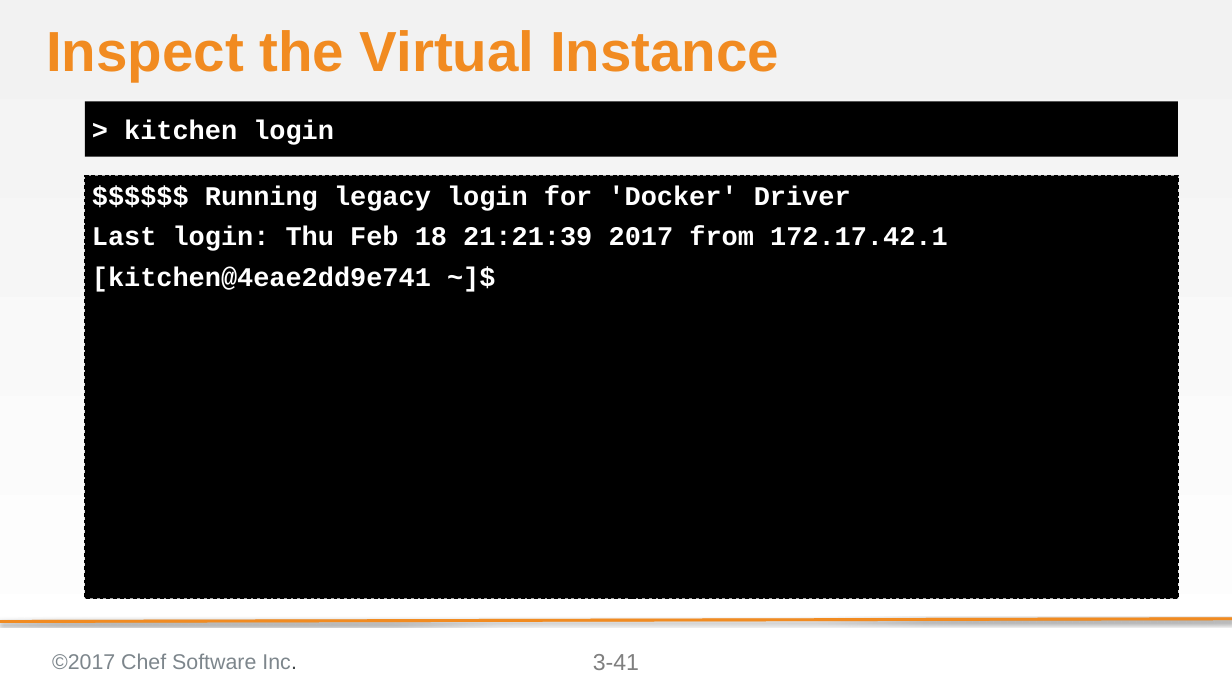
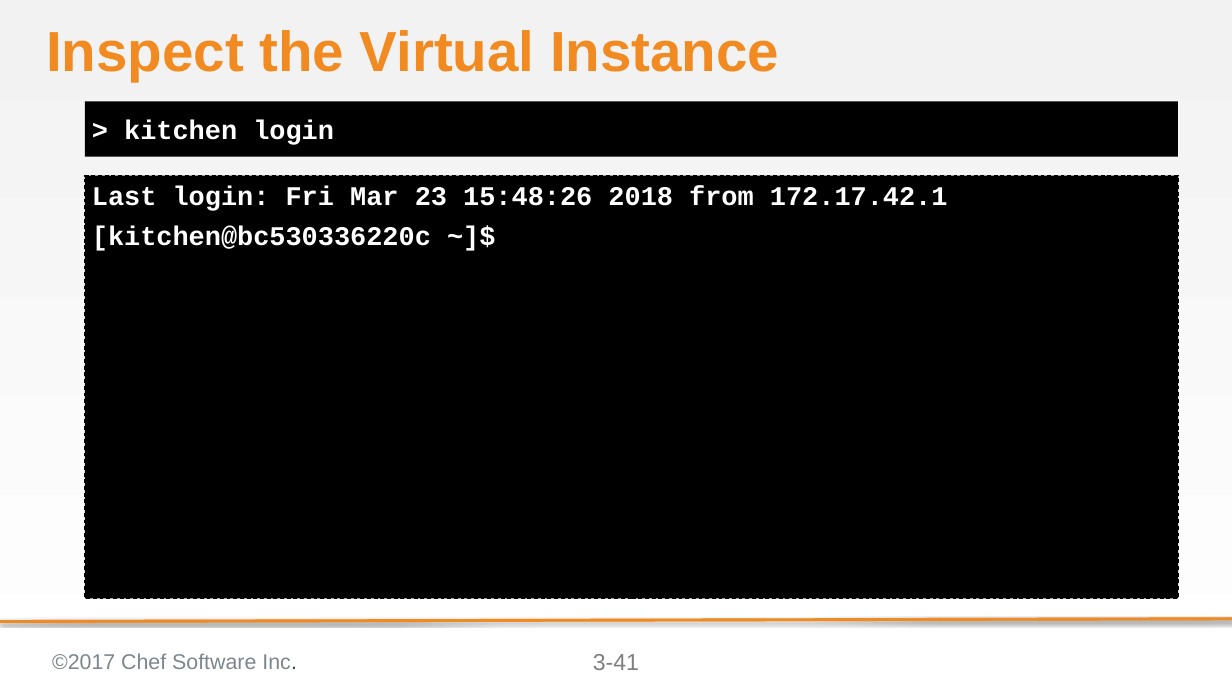
Before and after one commit to ericheiser/chef-intermediate, a slide deck: slide 41 of 03-writing_a_test_first.pptx. Drawn at 1232x693 pixels with LibreOffice and Linux fonts; fonts in the diff are those of the drawing; background and template pictures are left out. Boxes give left, top, right and bottom in pixels: in the first picture for what was removed or moved away, otherwise in the second. Text is boxed around its words. In the diff, an @@ line names an element or a change of style, - is before the commit and + after.

```diff
--- a/03-writing_a_test_first.pptx
+++ b/03-writing_a_test_first.pptx
@@ text at box(92, 187, 948, 251): text changed @@
-$$$$$$ Running legacy login for 'Docker' Driver
-Last login: Thu Feb 18 21:21:39 2017 from 172.17.42.1
-[kitchen@4eae2dd9e741 ~]$
+Last login: Fri Mar 23 15:48:26 2018 from 172.17.42.1
+[kitchen@bc530336220c ~]$
```
Also in this commit, not shown: 2 other slides changed, 1 other file.
